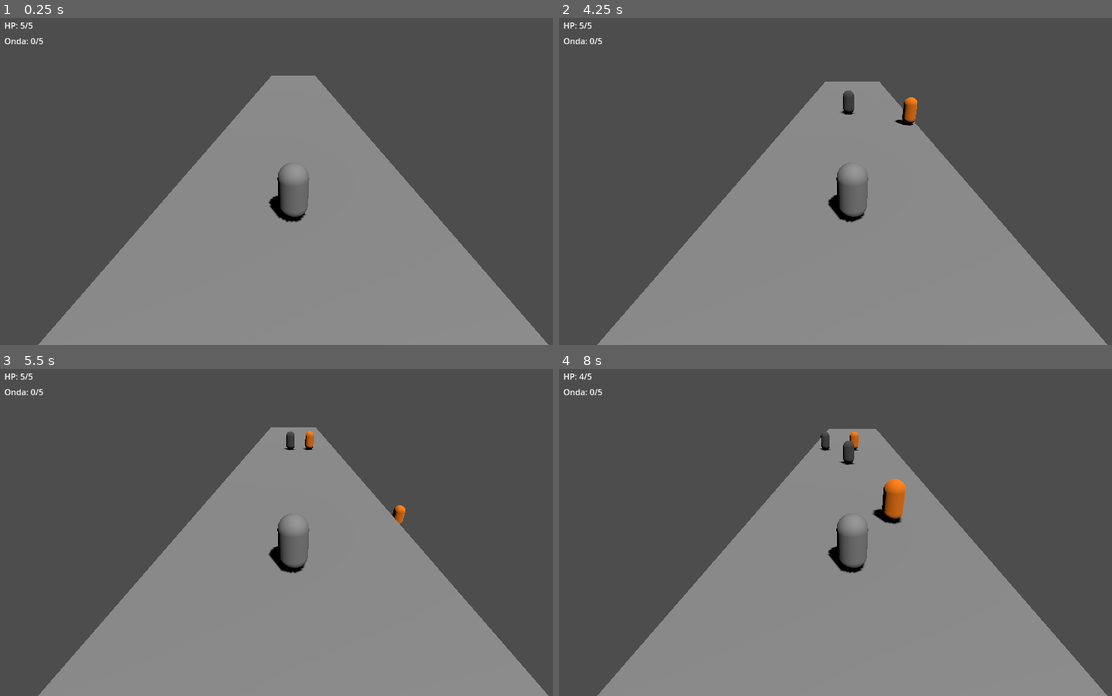
Above: before the commit, frames 1-4 (two rows, left to right).
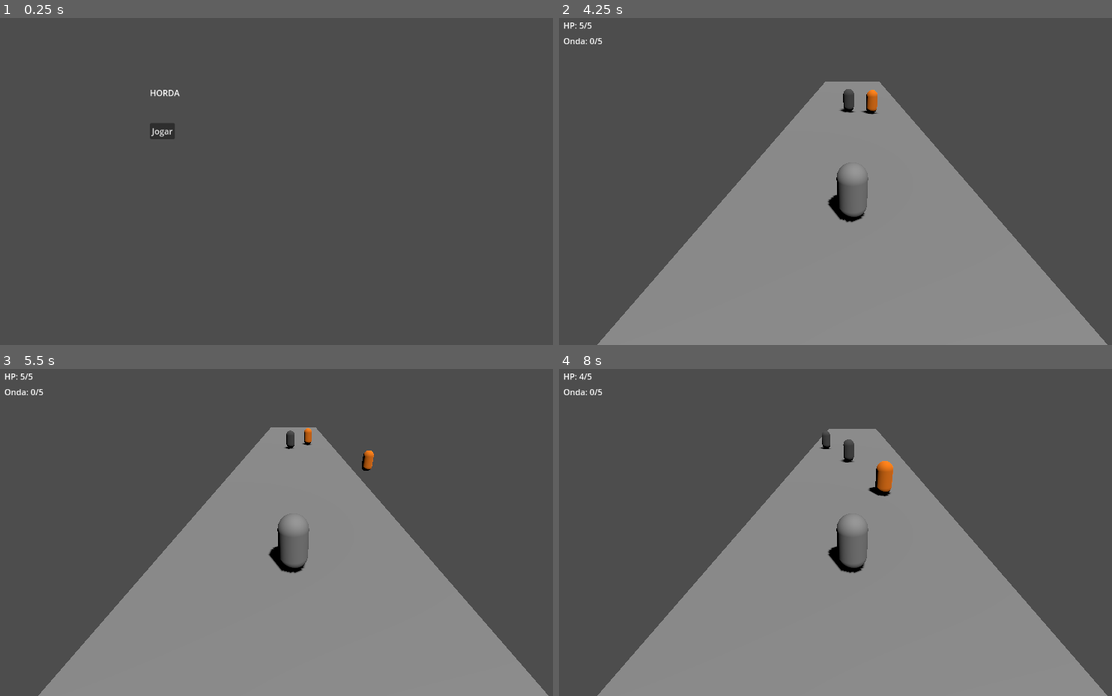
Above: after the commit, the same moments.

Repository: yuremarketing/We-re_going_to_blowup_everything
Game: Godot game, scene res://scenes/main_menu.tscn
Two runs of this game, one before a commit and one after it. Both use one fixed random seed, a clock stepped at 60 frames per second and the inputs below. Before the commit the project starts from res://scenes/main.tscn.
Inputs (mouse positions are in pixels of both pictures, inside the frame that each line leads up to):
- Up to frame 1 (0.25 s): no input
- Up to frame 2 (4.25 s): click (719, 132) at 0.5 s, where only the run after the commit has a clickable "Jogar"; tap Enter (ui_accept) at 1.25, 1.52, 2.27, 3.77 s; hold Up (ui_up) 1.28-2.03 s; hold Down (ui_down) 2.03-2.78 s; hold Up (ui_up) from 2.78 s (still down)
- Up to frame 3 (5.5 s): release Up (ui_up) at 4.28 s; hold Down (ui_down) from 4.28 s (still down); tap Enter (ui_accept) at 4.52, 5.27 s
- Up to frame 4 (8 s): release Down (ui_down) at 6.53 s; hold Up (ui_up) from 6.53 s (still down); tap Enter (ui_accept) at 6.77, 7.52 s

The runs differ from the first frame. In frame 1, 41% of the frame differs, in the area x 0-100%, y 1-100%; in frame 2, 0.4%; in frame 3, 0.3%; in frame 4, 0.9%.

Commit message:
feat(ui): add main menu and update end screen with menu navigation

Diff:
--- a/project.godot
+++ b/project.godot
@@ -9,7 +9,7 @@
 
 config/name="HORDA"
 config/description="Jogo de ação/sobrevivência contra multidão (horde/lane survival) — codinome HORDA. Ver docs/epicas/EPICA-001-jogo-horde-survival.md."
-run/main_scene="res://scenes/main.tscn"
+run/main_scene="res://scenes/main_menu.tscn"
 config/features=PackedStringArray("4.3", "Forward Plus")
 
 [rendering]
--- a/scenes/main.tscn
+++ b/scenes/main.tscn
@@ -77,3 +77,8 @@
 offset_left = 300.0
 offset_top = 250.0
 text = "Reiniciar"
+
+[node name="MenuButton" type="Button" parent="EndScreen"]
+offset_left = 300.0
+offset_top = 300.0
+text = "Menu Principal"
--- /dev/null
+++ b/scenes/main_menu.tscn
@@ -0,0 +1,16 @@
+[gd_scene load_steps=2 format=3]
+
+[ext_resource type="Script" path="res://scripts/main_menu.gd" id="1_script"]
+
+[node name="MainMenu" type="CanvasLayer"]
+script = ExtResource("1_script")
+
+[node name="TitleLabel" type="Label" parent="."]
+offset_left = 300.0
+offset_top = 150.0
+text = "HORDA"
+
+[node name="PlayButton" type="Button" parent="."]
+offset_left = 300.0
+offset_top = 220.0
+text = "Jogar"
--- a/scripts/end_screen.gd
+++ b/scripts/end_screen.gd
@@ -2,10 +2,12 @@
 
 @onready var restart_button: Button = $RestartButton
 @onready var result_label: Label = $ResultLabel
+@onready var menu_button: Button = $MenuButton
 
 func _ready() -> void:
 	visible = false
 	restart_button.pressed.connect(_on_restart_pressed)
+	menu_button.pressed.connect(_on_menu_pressed)
 
 func show_result(text: String) -> void:
 	result_label.text = text
@@ -14,3 +16,7 @@
 func _on_restart_pressed() -> void:
 	get_tree().paused = false
 	get_tree().reload_current_scene()
+
+func _on_menu_pressed() -> void:
+	get_tree().paused = false
+	get_tree().change_scene_to_file("res://scenes/main_menu.tscn")
--- /dev/null
+++ b/scripts/main_menu.gd
@@ -0,0 +1,9 @@
+extends CanvasLayer
+
+@onready var play_button: Button = $PlayButton
+
+func _ready() -> void:
+	play_button.pressed.connect(_on_play_pressed)
+
+func _on_play_pressed() -> void:
+	get_tree().change_scene_to_file("res://scenes/main.tscn")
Not shown, changed: HANDOVER.md
